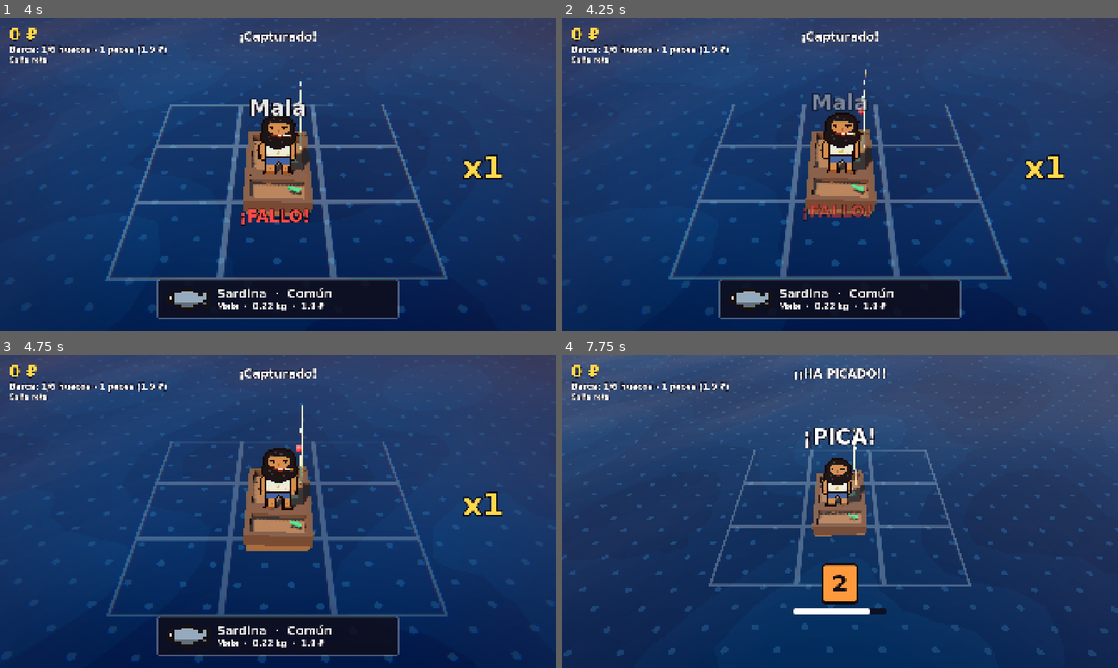
Above: before the commit, frames 1-4 (two rows, left to right).
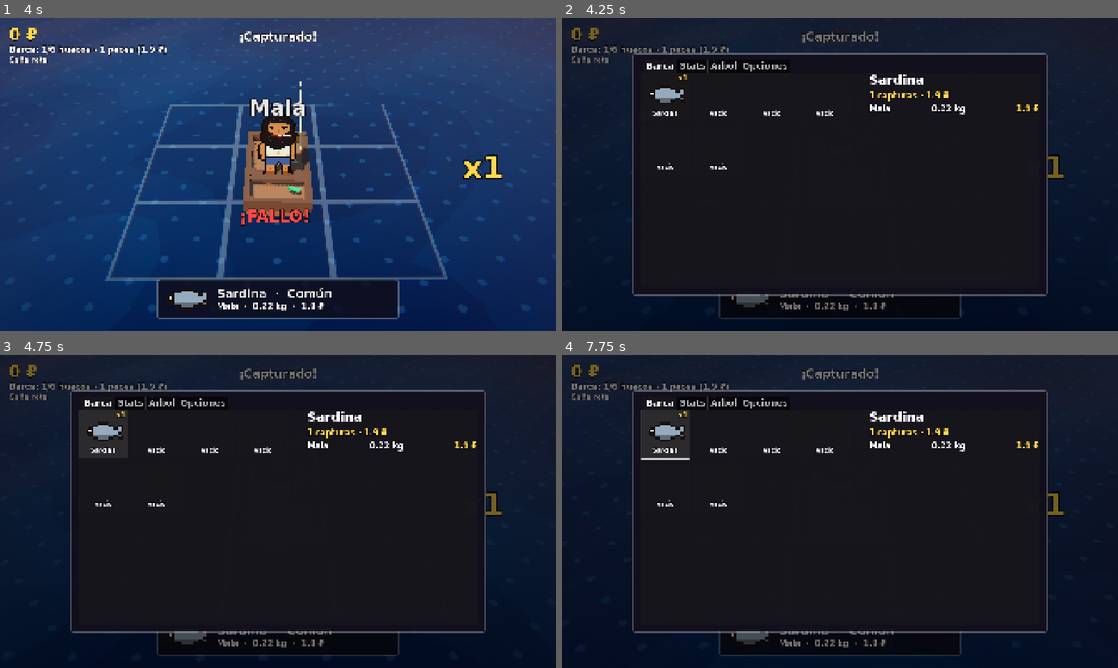
Above: after the commit, the same moments.

Repository: xNeku/FIshin
Game: Godot game, scene res://scenes/main.tscn
The game is run twice, just before and just after one commit, with the same random seed, the same clock (stepped at 60 frames per second) and the same inputs.
Inputs (mouse positions are in pixels of both pictures, inside the frame that each line leads up to):
- Up to frame 1 (4 s): hold Up (pesca_arriba) 0.53-1.28 s; hold E (interactuar) 0.53-1.28 s; hold Down (pesca_abajo) 1.28-2.03 s; tap E (interactuar) at 1.35, 2.85 s; hold E (interactuar) 2.03-2.78 s; hold Up (pesca_arriba) 2.03-3.53 s; hold Left (pesca_izq) from 3.53 s (still down); hold E (interactuar) from 3.53 s (still down)
- Up to frame 2 (4.25 s): keep holding Left (pesca_izq); keep holding E (interactuar); tap Escape (menu) at 4.15 s
- Up to frame 3 (4.75 s): release Left (pesca_izq) at 4.25 s; release E (interactuar) at 4.25 s; click (105, 433) at 4.25 s, where only the run after the commit has a clickable "Sardina"
- Up to frame 4 (7.75 s): hold Left (pesca_izq) 5.03-5.78 s; tap E (interactuar) at 5.1, 6.6 s; hold Down (pesca_abajo) 5.78-6.53 s; hold E (interactuar) 5.78-6.53 s; hold Up (pesca_arriba) from 6.53 s (still down); hold E (interactuar) from 7.28 s (still down)

Frame 1 is identical in both runs. In frame 2, 95% of the frame differs, in the area x 0-100%, y 0-100%; in frame 3, 95%; in frame 4, 99%.

Commit message:
Menú ESC con pestañas: Barca (huecos apilados con detalle de variantes), Stats, Árbol y Opciones
Co-Authored-By: Claude Opus 5.5 <noreply@anthropic.com>
Claude-Session: https://claude.ai/code/session_019rcxv2gkMTX1eHoDeqRmkz

Diff:
--- a/scenes/main.tscn
+++ b/scenes/main.tscn
@@ -3,6 +3,7 @@
 [ext_resource type="PackedScene" path="res://scenes/mundo/barca.tscn" id="1_barca"]
 [ext_resource type="PackedScene" path="res://scenes/mundo/barco_comerciante.tscn" id="2_barco"]
 [ext_resource type="PackedScene" path="res://scenes/ui/hud.tscn" id="3_hud"]
+[ext_resource type="PackedScene" path="res://scenes/ui/menu.tscn" id="11_menu"]
 [ext_resource type="Script" path="res://scripts/pesca/pesca.gd" id="4_pesca"]
 [ext_resource type="Script" path="res://scripts/pesca/camara_pesca.gd" id="5_camara"]
 [ext_resource type="Script" path="res://scripts/pesca/sonido_pesca.gd" id="6_sonido"]
@@ -139,3 +140,5 @@
 [node name="HUD" parent="." node_paths=PackedStringArray("pesca", "barco") instance=ExtResource("3_hud")]
 pesca = NodePath("../Pesca")
 barco = NodePath("../BarcoComerciante")
+
+[node name="Menu" parent="." instance=ExtResource("11_menu")]
--- /dev/null
+++ b/scenes/ui/fila_variante.tscn
@@ -0,0 +1,28 @@
+[gd_scene format=3]
+
+[ext_resource type="Script" path="res://scripts/ui/fila_variante.gd" id="1_script"]
+
+[node name="FilaVariante" type="HBoxContainer"]
+mouse_filter = 2
+theme_override_constants/separation = 16
+script = ExtResource("1_script")
+
+[node name="Calidad" type="Label" parent="."]
+custom_minimum_size = Vector2(200, 0)
+layout_mode = 2
+mouse_filter = 2
+text = "Buena"
+
+[node name="Peso" type="Label" parent="."]
+custom_minimum_size = Vector2(160, 0)
+layout_mode = 2
+mouse_filter = 2
+text = "0.20 kg"
+
+[node name="Valor" type="Label" parent="."]
+layout_mode = 2
+size_flags_horizontal = 3
+mouse_filter = 2
+theme_override_colors/font_color = Color(1, 0.85, 0.3, 1)
+text = "4 ₽"
+horizontal_alignment = 2
--- /dev/null
+++ b/scenes/ui/hueco_barca.tscn
@@ -0,0 +1,52 @@
+[gd_scene format=3]
+
+[ext_resource type="Script" path="res://scripts/ui/slot_barca.gd" id="1_script"]
+
+[node name="HuecoBarca" type="Button"]
+custom_minimum_size = Vector2(170, 170)
+script = ExtResource("1_script")
+
+[node name="Icono" type="TextureRect" parent="."]
+texture_filter = 1
+anchors_preset = 15
+anchor_right = 1.0
+anchor_bottom = 1.0
+offset_left = 16.0
+offset_top = 24.0
+offset_right = -16.0
+offset_bottom = -40.0
+grow_horizontal = 2
+grow_vertical = 2
+mouse_filter = 2
+expand_mode = 1
+stretch_mode = 5
+
+[node name="Nombre" type="Label" parent="."]
+anchors_preset = 12
+anchor_top = 1.0
+anchor_right = 1.0
+anchor_bottom = 1.0
+offset_top = -40.0
+offset_bottom = -6.0
+grow_horizontal = 2
+grow_vertical = 0
+mouse_filter = 2
+theme_override_font_sizes/font_size = 20
+text = "Sardina"
+horizontal_alignment = 1
+text_overrun_behavior = 3
+
+[node name="Cantidad" type="Label" parent="."]
+anchors_preset = 1
+anchor_left = 1.0
+anchor_right = 1.0
+offset_left = -80.0
+offset_top = 4.0
+offset_right = -8.0
+offset_bottom = 36.0
+grow_horizontal = 0
+mouse_filter = 2
+theme_override_colors/font_color = Color(1, 0.85, 0.3, 1)
+theme_override_font_sizes/font_size = 24
+text = "x3"
+horizontal_alignment = 2
--- /dev/null
+++ b/scenes/ui/menu.tscn
@@ -0,0 +1,156 @@
+[gd_scene format=3]
+
+[ext_resource type="Script" path="res://scripts/ui/menu.gd" id="1_script"]
+[ext_resource type="PackedScene" path="res://scenes/ui/hueco_barca.tscn" id="2_hueco"]
+[ext_resource type="PackedScene" path="res://scenes/ui/fila_variante.tscn" id="3_variante"]
+
+[sub_resource type="StyleBoxFlat" id="estilo_panel"]
+bg_color = Color(0.07, 0.06, 0.11, 0.96)
+border_width_left = 4
+border_width_top = 4
+border_width_right = 4
+border_width_bottom = 4
+border_color = Color(1, 1, 1, 0.2)
+corner_radius_top_left = 16
+corner_radius_top_right = 16
+corner_radius_bottom_right = 16
+corner_radius_bottom_left = 16
+
+[node name="Menu" type="CanvasLayer"]
+process_mode = 3
+layer = 10
+script = ExtResource("1_script")
+escena_hueco = ExtResource("2_hueco")
+escena_variante = ExtResource("3_variante")
+
+[node name="Raiz" type="ColorRect" parent="."]
+anchors_preset = 15
+anchor_right = 1.0
+anchor_bottom = 1.0
+grow_horizontal = 2
+grow_vertical = 2
+color = Color(0, 0, 0, 0.55)
+
+[node name="Panel" type="PanelContainer" parent="Raiz"]
+layout_mode = 1
+anchors_preset = 8
+anchor_left = 0.5
+anchor_top = 0.5
+anchor_right = 0.5
+anchor_bottom = 0.5
+offset_left = -720.0
+offset_top = -420.0
+offset_right = 720.0
+offset_bottom = 420.0
+grow_horizontal = 2
+grow_vertical = 2
+theme_override_styles/panel = SubResource("estilo_panel")
+
+[node name="Margen" type="MarginContainer" parent="Raiz/Panel"]
+layout_mode = 2
+theme_override_constants/margin_left = 28
+theme_override_constants/margin_top = 20
+theme_override_constants/margin_right = 28
+theme_override_constants/margin_bottom = 28
+
+[node name="Pestanas" type="TabContainer" parent="Raiz/Panel/Margen"]
+layout_mode = 2
+theme_override_font_sizes/font_size = 30
+current_tab = 0
+
+[node name="Barca" type="HBoxContainer" parent="Raiz/Panel/Margen/Pestanas"]
+layout_mode = 2
+theme_override_constants/separation = 28
+metadata/_tab_index = 0
+
+[node name="Huecos" type="ScrollContainer" parent="Raiz/Panel/Margen/Pestanas/Barca"]
+custom_minimum_size = Vector2(760, 0)
+layout_mode = 2
+horizontal_scroll_mode = 0
+
+[node name="Rejilla" type="GridContainer" parent="Raiz/Panel/Margen/Pestanas/Barca/Huecos"]
+layout_mode = 2
+theme_override_constants/h_separation = 14
+theme_override_constants/v_separation = 14
+columns = 4
+
+[node name="Detalle" type="VBoxContainer" parent="Raiz/Panel/Margen/Pestanas/Barca"]
+layout_mode = 2
+size_flags_horizontal = 3
+mouse_filter = 2
+theme_override_constants/separation = 12
+
+[node name="Nombre" type="Label" parent="Raiz/Panel/Margen/Pestanas/Barca/Detalle"]
+layout_mode = 2
+mouse_filter = 2
+theme_override_font_sizes/font_size = 44
+text = "Sardina"
+
+[node name="Resumen" type="Label" parent="Raiz/Panel/Margen/Pestanas/Barca/Detalle"]
+layout_mode = 2
+mouse_filter = 2
+theme_override_colors/font_color = Color(1, 0.85, 0.3, 1)
+text = "3 capturas · 12 ₽"
+
+[node name="Lista" type="ScrollContainer" parent="Raiz/Panel/Margen/Pestanas/Barca/Detalle"]
+layout_mode = 2
+size_flags_vertical = 3
+horizontal_scroll_mode = 0
+
+[node name="Variantes" type="VBoxContainer" parent="Raiz/Panel/Margen/Pestanas/Barca/Detalle/Lista"]
+layout_mode = 2
+size_flags_horizontal = 3
+mouse_filter = 2
+
+[node name="Stats" type="MarginContainer" parent="Raiz/Panel/Margen/Pestanas"]
+visible = false
+layout_mode = 2
+mouse_filter = 2
+theme_override_constants/margin_left = 20
+theme_override_constants/margin_top = 20
+metadata/_tab_index = 1
+
+[node name="Texto" type="Label" parent="Raiz/Panel/Margen/Pestanas/Stats"]
+layout_mode = 2
+size_flags_vertical = 0
+mouse_filter = 2
+theme_override_font_sizes/font_size = 32
+text = "Stats"
+
+[node name="Árbol" type="CenterContainer" parent="Raiz/Panel/Margen/Pestanas"]
+visible = false
+layout_mode = 2
+mouse_filter = 2
+metadata/_tab_index = 2
+
+[node name="Texto" type="Label" parent="Raiz/Panel/Margen/Pestanas/Árbol"]
+layout_mode = 2
+mouse_filter = 2
+theme_override_font_sizes/font_size = 40
+text = "Árbol de habilidades: próximamente"
+
+[node name="Opciones" type="VBoxContainer" parent="Raiz/Panel/Margen/Pestanas"]
+visible = false
+layout_mode = 2
+theme_override_constants/separation = 16
+alignment = 1
+metadata/_tab_index = 3
+
+[node name="Volver" type="Button" parent="Raiz/Panel/Margen/Pestanas/Opciones"]
+custom_minimum_size = Vector2(420, 80)
+layout_mode = 2
+size_flags_horizontal = 4
+text = "Volver al juego"
+
+[node name="Borrar" type="Button" parent="Raiz/Panel/Margen/Pestanas/Opciones"]
+custom_minimum_size = Vector2(420, 80)
+layout_mode = 2
+size_flags_horizontal = 4
+theme_override_colors/font_color = Color(1, 0.45, 0.45, 1)
+text = "Borrar partida"
+
+[node name="Salir" type="Button" parent="Raiz/Panel/Margen/Pestanas/Opciones"]
+custom_minimum_size = Vector2(420, 80)
+layout_mode = 2
+size_flags_horizontal = 4
+text = "Guardar y salir"
--- a/scripts/economia/juego.gd
+++ b/scripts/economia/juego.gd
@@ -9,6 +9,7 @@
 const VERSION_SAVE := 2
 const RUTA_SAVE := "user://partida.json"
 const RUTA_CANAS := "res://data/canas/%s.tres"
+const RUTA_PECES := "res://data/peces/%s.tres"
 
 @export var segundos_autoguardado: float = 20.0
 @export var huecos_iniciales: int = 6
@@ -89,6 +90,19 @@
 
 
 # --- Inventario ---
+
+func pez_data(id_pez: String) -> PezData:
+	return load(RUTA_PECES % id_pez) as PezData
+
+
+## Cuántas especies existen (para la colección).
+func total_especies() -> int:
+	var n: int = 0
+	for f: String in DirAccess.get_files_at("res://data/peces"):
+		if f.trim_suffix(".remap").ends_with(".tres"):
+			n += 1
+	return n
+
 
 ## Especies en la barca, en orden de llegada.
 func especies() -> Array[String]:
--- /dev/null
+++ b/scripts/ui/fila_variante.gd
@@ -0,0 +1,14 @@
+extends HBoxContainer
+## Una captura concreta dentro del detalle de una especie.
+
+@onready var calidad: Label = $Calidad
+@onready var peso: Label = $Peso
+@onready var valor: Label = $Valor
+
+
+func mostrar(c: Dictionary) -> void:
+	calidad.text = Formato.calidad(c.calidad, c.perfecto)
+	peso.text = Formato.peso(c.peso)
+	valor.text = Formato.dinero(c.valor)
+	if c.perfecto:
+		calidad.modulate = Color("ffd84a")
--- a/scripts/ui/formato.gd
+++ b/scripts/ui/formato.gd
@@ -33,3 +33,10 @@
 
 static func peso(kg: float) -> String:
 	return "%.2f kg" % kg if kg < 10.0 else "%.1f kg" % kg
+
+
+static func tiempo(segundos: float) -> String:
+	var s: int = floori(segundos)
+	if s >= 3600:
+		return "%dh %02dm" % [s / 3600, (s % 3600) / 60]
+	return "%dm %02ds" % [s / 60, s % 60]
--- /dev/null
+++ b/scripts/ui/menu.gd
@@ -0,0 +1,127 @@
+extends CanvasLayer
+## Menú de pausa (acción "menu"): Barca, Stats, Árbol y Opciones.
+
+@export var escena_hueco: PackedScene
+@export var escena_variante: PackedScene
+
+@onready var raiz: Control = $Raiz
+@onready var pestanas: TabContainer = $Raiz/Panel/Margen/Pestanas
+@onready var rejilla: GridContainer = $Raiz/Panel/Margen/Pestanas/Barca/Huecos/Rejilla
+@onready var detalle_nombre: Label = $Raiz/Panel/Margen/Pestanas/Barca/Detalle/Nombre
+@onready var detalle_resumen: Label = $Raiz/Panel/Margen/Pestanas/Barca/Detalle/Resumen
+@onready var variantes: VBoxContainer = $Raiz/Panel/Margen/Pestanas/Barca/Detalle/Lista/Variantes
+@onready var stats_texto: Label = $Raiz/Panel/Margen/Pestanas/Stats/Texto
+@onready var boton_volver: Button = $Raiz/Panel/Margen/Pestanas/Opciones/Volver
+@onready var boton_borrar: Button = $Raiz/Panel/Margen/Pestanas/Opciones/Borrar
+@onready var boton_salir: Button = $Raiz/Panel/Margen/Pestanas/Opciones/Salir
+
+var abierto: bool = false
+var _seleccion: String = ""
+var _texto_borrar: String
+
+
+func _ready() -> void:
+	raiz.visible = false
+	_texto_borrar = boton_borrar.text
+	boton_volver.pressed.connect(cerrar)
+	boton_borrar.pressed.connect(_on_borrar)
+	boton_salir.pressed.connect(func() -> void:
+		Juego.guardar()
+		get_tree().quit())
+	Juego.inventario_cambiado.connect(func() -> void:
+		if abierto:
+			_refrescar_barca())
+
+
+func _unhandled_input(event: InputEvent) -> void:
+	if not event.is_action_pressed("menu"):
+		return
+	if abierto:
+		cerrar()
+	elif not get_tree().paused:
+		abrir()
+	else:
+		return
+	get_viewport().set_input_as_handled()
+
+
+func abrir() -> void:
+	abierto = true
+	raiz.visible = true
+	get_tree().paused = true
+	boton_borrar.text = _texto_borrar
+	_refrescar_barca()
+	_refrescar_stats()
+
+
+func cerrar() -> void:
+	abierto = false
+	raiz.visible = false
+	get_tree().paused = false
+
+
+func _refrescar_barca() -> void:
+	for n: Node in rejilla.get_children():
+		n.queue_free()
+	var especies: Array[String] = Juego.especies()
+	if not _seleccion in especies:
+		_seleccion = especies[0] if not especies.is_empty() else ""
+	for i in Juego.huecos:
+		var h: Node = escena_hueco.instantiate()
+		rejilla.add_child(h)
+		if i < especies.size():
+			h.mostrar(especies[i], Juego.pez_data(especies[i]), Juego.capturas_de(especies[i]).size())
+			h.elegido.connect(_elegir)
+		else:
+			h.mostrar_vacio()
+	_refrescar_detalle()
+
+
+func _elegir(id_pez: String) -> void:
+	_seleccion = id_pez
+	_refrescar_detalle()
+
+
+func _refrescar_detalle() -> void:
+	for n: Node in variantes.get_children():
+		n.queue_free()
+	if _seleccion == "":
+		detalle_nombre.text = "La barca está vacía"
+		detalle_resumen.text = "Ve a pescar, máquina."
+		return
+	var pez: PezData = Juego.pez_data(_seleccion)
+	var lista: Array[Dictionary] = Juego.capturas_de(_seleccion)
+	lista.sort_custom(func(a: Dictionary, b: Dictionary) -> bool: return a.valor > b.valor)
+	var total: float = 0.0
+	for c: Dictionary in lista:
+		total += c.valor
+	detalle_nombre.text = pez.nombre
+	detalle_resumen.text = "%d capturas · %s" % [lista.size(), Formato.dinero(total)]
+	for c: Dictionary in lista:
+		var f: Node = escena_variante.instantiate()
+		variantes.add_child(f)
+		f.mostrar(c)
+
+
+func _refrescar_stats() -> void:
+	var s: Dictionary = Juego.stats
+	stats_texto.text = "\n".join([
+		"Tiempo jugado: %s" % Formato.tiempo(s.tiempo_jugado),
+		"Rublos ganados en total: %s" % Formato.dinero(Juego.rublos_totales),
+		"Peces pescados: %d" % s.peces_pescados,
+		"Perfectos: %d" % s.perfectos,
+		"Escapados: %d" % s.escapados,
+		"Legendarios: %d" % s.legendarios,
+		"Colección: %d / %d especies" % [Juego.coleccion.size(), Juego.total_especies()],
+		"Caña: %s" % Juego.cana().nombre,
+	])
+
+
+func _on_borrar() -> void:
+	# Doble pulsación para confirmar.
+	if boton_borrar.text == _texto_borrar:
+		boton_borrar.text = "¿Seguro? Pulsa otra vez"
+		return
+	Juego.borrar_partida()
+	cerrar()
+	get_tree().reload_current_scene()
--- /dev/null
+++ b/scripts/ui/slot_barca.gd
@@ -0,0 +1,30 @@
+extends Button
+## Un hueco de la barca. Muestra una especie apilada; al pulsarlo se ven sus variantes.
+
+signal elegido(id_pez: String)
+
+@onready var icono: TextureRect = $Icono
+@onready var nombre: Label = $Nombre
+@onready var cantidad: Label = $Cantidad
+
+var id_pez: String = ""
+
+
+func _ready() -> void:
+	pressed.connect(func() -> void: elegido.emit(id_pez))
+
+
+func mostrar(id: String, pez: PezData, n: int) -> void:
+	id_pez = id
+	disabled = false
+	icono.texture = pez.icono
+	nombre.text = pez.nombre
+	cantidad.text = "x%d" % n
+
+
+func mostrar_vacio() -> void:
+	id_pez = ""
+	disabled = true
+	icono.texture = null
+	nombre.text = "vacío"
+	cantidad.text = ""
Not shown, added: scripts/ui/fila_variante.gd.uid
Not shown, added: scripts/ui/menu.gd.uid
Not shown, added: scripts/ui/slot_barca.gd.uid
